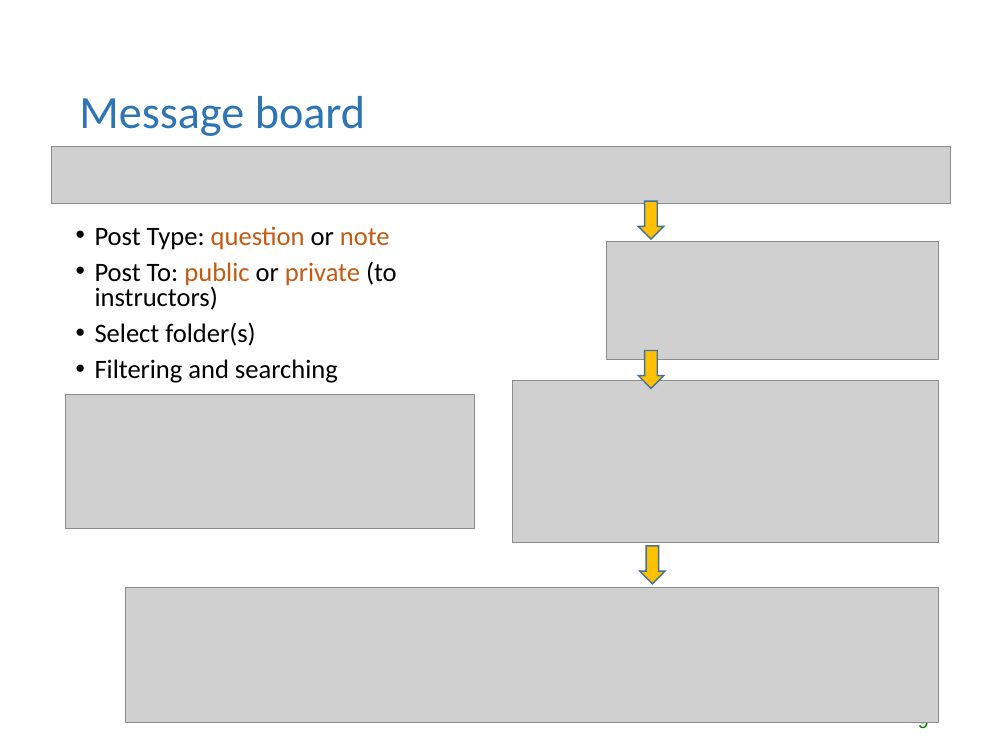
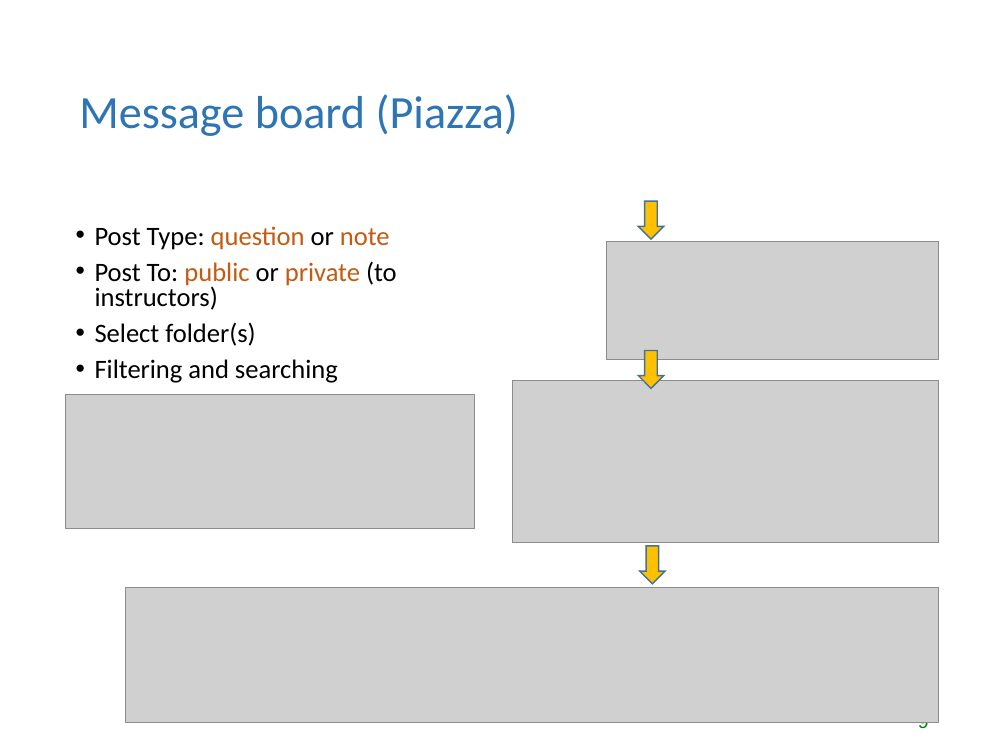
Before and after one commit to lgtateos/gis540, a slide deck: slide 9 of slides/intro_to_GIS540.ppt. Drawn at 1008x756 pixels with LibreOffice and Linux fonts; fonts in the diff are those of the drawing; grey boxes stand for pictures. Boxes give left, top, right and bottom in pixels: in the first picture for what was removed or moved away, otherwise in the second. Text is boxed around its words. In the diff, an @@ line names an element or a change of style, - is before the commit and + after.

```diff
--- a/slides/intro_to_GIS540.ppt
+++ b/slides/intro_to_GIS540.ppt
@@ title at (x1=79, y1=94, x2=518, y2=136): text changed @@
-Message board
+Message board (Piazza)
@@ picture removed at (x1=51, y1=146, x2=951, y2=204) @@
```
Also in this commit, not shown: 9 other slides changed, 1 other file.
